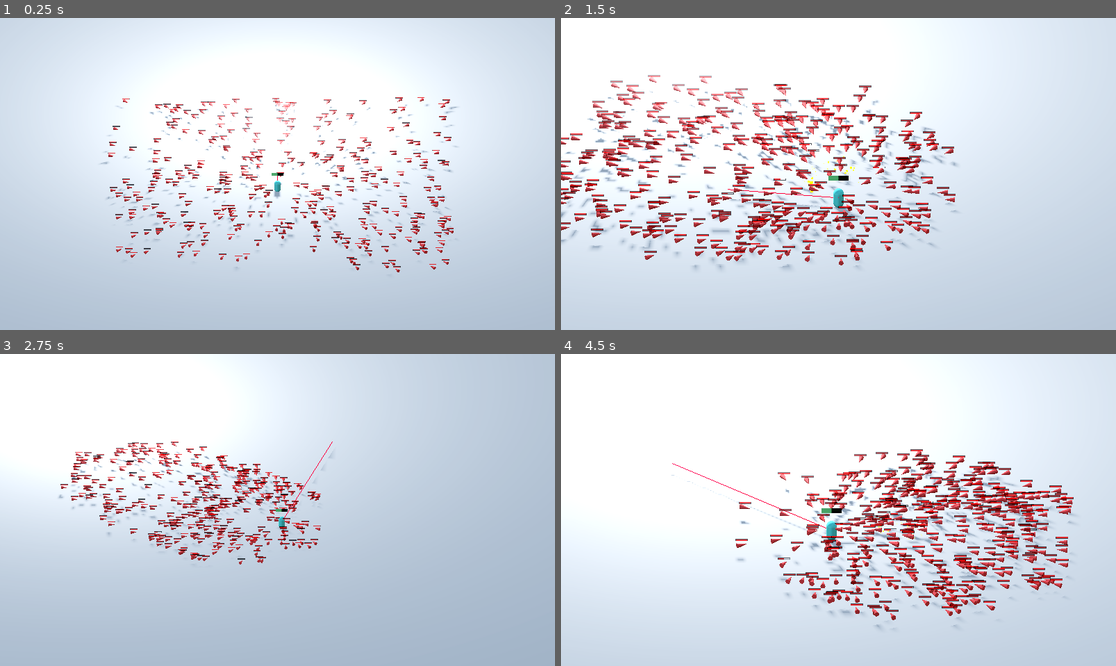
Above: before the commit, frames 1-4 (two rows, left to right).
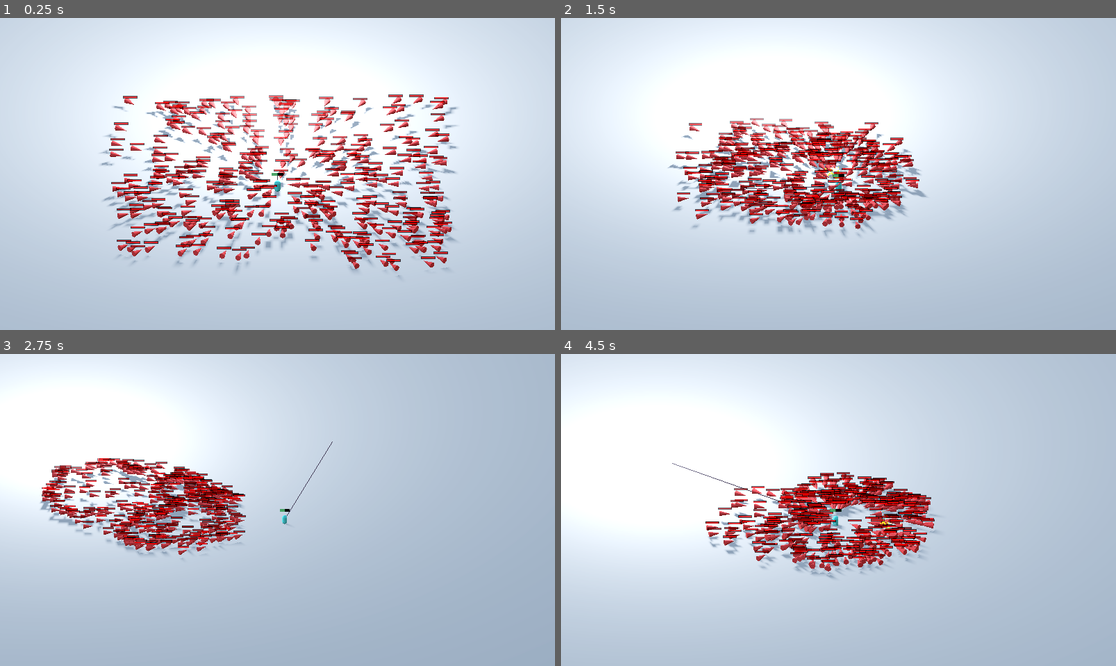
Above: after the commit, the same moments.

Repository: AnubrataDS/swarm
Game: Godot game, scene res://base.tscn
Two runs of this game, one before a commit and one after it. Both use one fixed random seed, a clock stepped at 60 frames per second and the inputs below.
Inputs (mouse positions are in pixels of both pictures, inside the frame that each line leads up to):
- Up to frame 1 (0.25 s): no input
- Up to frame 2 (1.5 s): move the mouse to (960, 158) at 0.52 s; press the mouse at (960, 158) at 0.53 s; hold D (right) 0.53-1.28 s; tap Mouse wheel up (zoom_in) at 0.8, 1.35 s; move the mouse to (727, 189) at 1.27 s; release the mouse at (727, 189) at 1.28 s; hold S (down) from 1.28 s (still down)
- Up to frame 3 (2.75 s): tap Mouse wheel down (zoom_out) at 1.55, 2.1 s; move the mouse to (333, 441) at 2.02 s; release S (down) at 2.03 s; hold D (right) from 2.03 s (still down); hold Space (dodge, bound only after the commit) from 2.03 s (still down)
- Up to frame 4 (4.5 s): move the mouse to (810, 572) at 2.77 s; release D (right) at 2.78 s; release Space (dodge, bound only after the commit) at 2.78 s; hold W (up) 2.78-3.53 s; tap Space (dodge, bound only after the commit) at 2.85 s; click (810, 572) at 3.05 s; move the mouse to (1005, 556) at 3.52 s; press the mouse at (1005, 556) at 3.53 s; hold A (left) from 3.53 s (still down); tap Mouse wheel up (zoom_in) at 3.8, 4.35 s; move the mouse to (672, 463) at 4.27 s; release the mouse at (672, 463) at 4.28 s

The runs differ from the first frame. In frame 1, 13% of the frame differs, in the area x 18-83%, y 24-84%; in frame 2, 29%; in frame 3, 14%; in frame 4, 61%, in the area x 0-100%, y 0-100%.

Commit message:
added sauce: fire rate recoil dodge (space) small glow updates

Diff:
--- /dev/null
+++ b/aim_line_mat.tres
@@ -0,0 +1,7 @@
+[gd_resource type="ORMMaterial3D" format=3 uid="uid://cu2jtwqvhdurc"]
+
+[resource]
+shading_mode = 0
+vertex_color_use_as_albedo = true
+albedo_color = Color(0.22114447, 0.20317659, 0.27712065, 1)
+texture_filter = 5
--- a/bullet.gd
+++ b/bullet.gd
@@ -3,7 +3,7 @@
 @export var look:Vector3
 @export var origin: Vector3
 @export var dir: Vector3
-var speed = 10
+var speed = 7
 func _ready():
 	origin = get_position()
 	dir = (look-origin).normalized()
--- a/bullet.tscn
+++ b/bullet.tscn
@@ -3,13 +3,20 @@
 [ext_resource type="Script" uid="uid://dqw0xu3jbwu0q" path="res://bullet.gd" id="1_v7oki"]
 
 [sub_resource type="StandardMaterial3D" id="StandardMaterial3D_rtl8c"]
-albedo_color = Color(3.2944162, 3.2944162, 3.2944162, 1)
+shading_mode = 0
+specular_mode = 2
+disable_ambient_light = true
+albedo_color = Color(2.454227, 2.454227, 2.454227, 1)
 billboard_mode = 1
+distance_fade_mode = 1
+distance_fade_max_distance = 3.0
 
 [sub_resource type="SphereMesh" id="SphereMesh_v7oki"]
 material = SubResource("StandardMaterial3D_rtl8c")
-radius = 0.01
-height = 0.02
+radius = 0.02
+height = 0.04
+radial_segments = 4
+rings = 2
 
 [sub_resource type="SphereShape3D" id="SphereShape3D_v7oki"]
 radius = 0.002
--- a/cameraController.gd
+++ b/cameraController.gd
@@ -2,12 +2,11 @@
 
 @export var player_ref: Node3D
 var relativePos = Vector3(0,6,10)
-
-
+@onready var initZoom = size
+var zoomfactor = 20
 func _physics_process(delta: float) -> void:
 	var target = player_ref.get_position() + relativePos
-	position += (target - get_position())*0.5
-	if Input.is_action_just_released("zoom_in"):
-		size-=1
-	if Input.is_action_just_released("zoom_out"):
-		size+=1
+	var disp = (target - get_position())*0.5
+	position += disp
+	var targetZoom = initZoom + disp.length()*zoomfactor
+	size += (targetZoom - size)*0.1
--- a/debug_line.gd
+++ b/debug_line.gd
@@ -2,13 +2,10 @@
 
 var m_color : Color = Color.GREEN
 
-var m_material : ORMMaterial3D = ORMMaterial3D.new()
+var m_material : ORMMaterial3D = preload("res://aim_line_mat.tres")
 
 func _ready():
 	mesh = ImmediateMesh.new()
-	m_material.shading_mode = BaseMaterial3D.SHADING_MODE_UNSHADED
-	m_material.albedo_color = Color(1,0,0.2)
-	m_material.vertex_color_use_as_albedo = true
 
 func _process(delta):
 	draw()
--- a/enemy.tscn
+++ b/enemy.tscn
@@ -33,7 +33,7 @@
 disable_receive_shadows = true
 
 [sub_resource type="SphereShape3D" id="SphereShape3D_7k104"]
-radius = 1.0
+radius = 1.2
 
 [sub_resource type="Gradient" id="Gradient_4gyqm"]
 colors = PackedColorArray(4.415934, 4.112944, 0, 1, 1, 1, 1, 1)
@@ -42,7 +42,7 @@
 gradient = SubResource("Gradient_4gyqm")
 
 [sub_resource type="Curve" id="Curve_7k104"]
-_data = [Vector2(0, 1), 0.0, 0.0, 0, 0, Vector2(1, 0), 0.0, 0.049194977, 0, 0]
+_data = [Vector2(0, 1), 0.0, 0.0, 0, 0, Vector2(0.78988326, 0), 0.0, 0.049194977, 0, 0]
 point_count = 2
 
 [sub_resource type="CurveTexture" id="CurveTexture_4gyqm"]
@@ -54,12 +54,12 @@
 velocity_pivot = Vector3(1, 1, 1)
 direction = Vector3(1, 1, 1)
 spread = 109.196
-initial_velocity_max = 6.49
+initial_velocity_max = 8.0
 angular_velocity_min = -1.6093254e-05
 angular_velocity_max = 39.049984
 gravity = Vector3(0, -1, 0)
-scale_min = 0.0
-scale_max = 0.5
+scale_min = 0.5
+scale_max = 0.7
 scale_curve = SubResource("CurveTexture_4gyqm")
 color = Color(1, 1, 0.6636825, 1)
 color_ramp = SubResource("GradientTexture1D_qi2p4")
@@ -78,8 +78,8 @@
 size = Vector2(0.05, 0.05)
 
 [sub_resource type="Gradient" id="Gradient_7k104"]
-offsets = PackedFloat32Array(0, 0.14718615, 0.5670996, 0.8095238)
-colors = PackedColorArray(1, 1, 1, 1, 1, 0.106126174, 0, 1, 1, 0.75158876, 0, 1, 0, 0, 0, 1)
+offsets = PackedFloat32Array(0, 0.103896104, 0.53246754, 0.77922076, 1)
+colors = PackedColorArray(3.2944162, 3.2944162, 3.2944162, 1, 1.0919174, 0.12315822, 0, 1, 1, 0.75158876, 0, 1, 0.427493, 0.42749307, 0.42749307, 1, 0, 0, 0, 1)
 
 [sub_resource type="GradientTexture1D" id="GradientTexture1D_4gyqm"]
 gradient = SubResource("Gradient_7k104")
@@ -96,7 +96,8 @@
 spread = 118.007
 initial_velocity_max = 15.87
 gravity = Vector3(0, -1, 0)
-scale_max = 6.0
+scale_min = 4.0
+scale_max = 8.0
 scale_curve = SubResource("CurveTexture_iifgy")
 color_ramp = SubResource("GradientTexture1D_4gyqm")
 
@@ -115,6 +116,7 @@
 script = ExtResource("1_7k104")
 
 [node name="Body" type="Node3D" parent="."]
+transform = Transform3D(2, 0, 0, 0, 2, 0, 0, 0, 2, 0, 0, 0)
 
 [node name="HPBar" type="Sprite3D" parent="Body"]
 transform = Transform3D(-4.371139e-08, 0, 1, 0, 1, 0, -1, 0, -4.371139e-08, 0, 0.7696735, 0.011274666)
@@ -150,24 +152,28 @@
 collision_mask = 3
 
 [node name="CollisionShape3D" type="CollisionShape3D" parent="Area3D"]
-transform = Transform3D(1, 0, 0, 0, -4.371139e-08, -1, 0, 1, -4.371139e-08, 0, 0.25, 0)
+transform = Transform3D(1, 0, 0, 0, -4.371139e-08, -1, 0, 1, -4.371139e-08, 0, 0.33243185, 0.07122904)
 shape = SubResource("SphereShape3D_7k104")
+debug_color = Color(0.91567373, 0.12973905, 0.6372578, 0.41960785)
 
 [node name="Hitbox" type="Area3D" parent="."]
 collision_layer = 4
 collision_mask = 8
 
 [node name="CollisionShape3D" type="CollisionShape3D" parent="Hitbox"]
-transform = Transform3D(1, 0, 0, 0, -4.371139e-08, -1, 0, 1, -4.371139e-08, 0, 0.25, 0)
+transform = Transform3D(1, 0, 0, 0, -4.371139e-08, -1, 0, 1, -4.371139e-08, 0, 0.38022575, 0.11836693)
 shape = SubResource("SphereShape3D_7k104")
+debug_color = Color(0.91567373, 0.12973905, 0.6372578, 0.41960785)
 
 [node name="HitParticle" type="GPUParticles3D" parent="."]
-transform = Transform3D(1, 0, 0, 0, 1, 0, 0, 0, 1, 0, 0.2321634, 0.13911214)
+transform = Transform3D(1, 0, 0, 0, 1, 0, 0, 0, 1, 0, 0.45898008, -0.525864)
+sorting_offset = 2.0
 emitting = false
+amount = 20
 lifetime = 0.6
 one_shot = true
-explosiveness = 0.81
-randomness = 0.09
+explosiveness = 0.92
+randomness = 0.93
 process_material = SubResource("ParticleProcessMaterial_qi2p4")
 draw_pass_1 = SubResource("QuadMesh_epg4t")
 
--- a/enemy_behavior.gd
+++ b/enemy_behavior.gd
@@ -11,7 +11,7 @@
 @onready var deathparticles = $DeathParticles
 var velocity = Vector3(0,0,0)
 var seek_strength = Vector3(randf_range(10,15), 0 , randf_range(10,15))
-var push_strength = Vector3(0.9,0.9,0.9)
+var push_strength = Vector3(0.9,0,0.9)
 var vel_lim = 30
 var proc_lim = 20
 var hp = 100
@@ -42,7 +42,7 @@
 	var bodies = area.get_overlapping_areas()
 	var netPush = Vector3(0,0,0)
 	for i in range(min(bodies.size(), proc_lim)):
-		if(get_position().distance_squared_to(bodies[i].get_position())> 0.001):
+		if(get_position().distance_squared_to(bodies[i].get_position())> 0.01):
 			netPush += (get_position()-bodies[i].get_position())/get_position().distance_squared_to(bodies[i].get_position())
 	velocity += netPush
 	if(velocity.length() > vel_lim):
@@ -58,7 +58,7 @@
 
 func _blip()->void:
 	if(hitbox.get_overlapping_areas().size()>0):
-		coneShape.get_surface_override_material(0).albedo_color = Color(2,2,2)
+		coneShape.get_surface_override_material(0).albedo_color = Color(9,3,3)
 	else:
 		coneShape.get_surface_override_material(0).albedo_color = old_color
 
--- a/player.gd
+++ b/player.gd
@@ -1,11 +1,14 @@
 extends Node3D
 
 const bullet_scene: PackedScene =  preload('res://bullet.tscn')
-var speed = 2
+var speed = 1.5
 var viewPortSize: Vector2
 @export var lookingAt: Vector3
 var camera: Camera3D
-
+var attack_time = 0.05
+var elapsed_since_last_shot = 0
+var recoil_strength = 0.02
+var dodge_multiplier = 3
 func _ready():
 	camera = get_parent().get_node("OrthoCam")
 	viewPortSize = get_viewport().size
@@ -13,10 +16,11 @@
 func _physics_process(delta: float) -> void:
 	_mouseAimReader()
 	_move(delta)
-	_attack()
+	_attack(delta)
 
 func _move(delta:float)->void:
 	var movt = Vector3(0,0,0)
+	var mult = dodge_multiplier if Input.is_action_pressed("dodge") else 1
 	if Input.is_action_pressed("right"):
 		movt += Vector3(1,0,0)
 	if Input.is_action_pressed("left"):
@@ -25,15 +29,16 @@
 		movt += Vector3(0,0,-1)
 	if Input.is_action_pressed("down"):
 		movt += Vector3(0,0,1)
-	translate(movt.normalized()*delta*speed)
+	translate(movt.normalized()*delta*speed*mult)
 
-func _attack():
+func _attack(delta):
 	if Input.is_action_pressed("auto_attack"):
-		var bullet = bullet_scene.instantiate()
-		bullet.position = position
-		bullet.look = lookingAt
-		get_parent().add_child(bullet)
-		pass
+		if(elapsed_since_last_shot >= attack_time):
+			_shoot()
+			elapsed_since_last_shot = 0
+		else:
+			elapsed_since_last_shot += delta
+
 
 func _mouseAimReader():
 	var mouse_position_3d: Vector3 = get_mouse_position_on_plane(get_viewport().get_mouse_position())
@@ -56,3 +61,9 @@
 	else:
 		# Handle cases where the ray might be parallel to the plane (less likely with orthographic)
 		return Vector3.INF # Or some other indicator of no intersection
+
+func _shoot():
+	var bullet = bullet_scene.instantiate()
+	bullet.position = position
+	bullet.look = lookingAt + recoil_strength*(Vector3(randf_range(-1,1),0,randf_range(-1,1)))*(lookingAt-position).length()
+	get_parent().add_child(bullet)
--- a/player.tscn
+++ b/player.tscn
@@ -10,8 +10,8 @@
 material = SubResource("StandardMaterial3D_4flbx")
 
 [sub_resource type="CylinderShape3D" id="CylinderShape3D_rpg24"]
-height = 2.1
-radius = 2.0
+height = 0.3
+radius = 0.1
 
 [sub_resource type="ViewportTexture" id="ViewportTexture_4flbx"]
 viewport_path = NodePath("Sprite3D/SubViewport")
@@ -26,6 +26,8 @@
 
 [sub_resource type="StyleBoxFlat" id="StyleBoxFlat_i3pqv"]
 bg_color = Color(0.23529412, 0.5019608, 0.31764707, 1)
+
+[sub_resource type="ImmediateMesh" id="ImmediateMesh_onrkg"]
 
 [node name="Player" type="Node3D"]
 script = ExtResource("1_4flbx")
@@ -63,4 +65,6 @@
 show_percentage = false
 
 [node name="DebugLine" type="MeshInstance3D" parent="."]
+cast_shadow = 0
+mesh = SubResource("ImmediateMesh_onrkg")
 script = ExtResource("2_onrkg")
--- a/project.godot
+++ b/project.godot
@@ -14,6 +14,11 @@
 run/main_scene="uid://cxisj3pm4rwcg"
 config/features=PackedStringArray("4.5", "Forward Plus")
 config/icon="res://icon.svg"
+
+[display]
+
+mouse_cursor/custom_image="uid://ckd8sc5orphsq"
+mouse_cursor/custom_image_hotspot=Vector2(32, 32)
 
 [input]
 
@@ -52,6 +57,11 @@
 "events": [Object(InputEventMouseButton,"resource_local_to_scene":false,"resource_name":"","device":-1,"window_id":0,"a …(253 unchanged characters)…
 ]
 }
+dodge={
+"deadzone": 0.2,
+"events": [Object(InputEventKey,"resource_local_to_scene":false,"resource_name":"","device":-1,"window_id":0,"alt_pressed":false,"shift_pressed":false,"ctrl_pressed":false,"meta_pressed":false,"pressed":false,"keycode":0,"physical_keycode":32,"key_label":0,"unicode":32,"location":0,"echo":false,"script":null)
+]
+}
 
 [rendering]
 
Binary file added: crosshair001.png
Not shown, added: crosshair001.png.import
Binary file added: crosshair118.png
Not shown, added: crosshair118.png.import
Not shown: 1 places in player.tscn that only renumber resources
